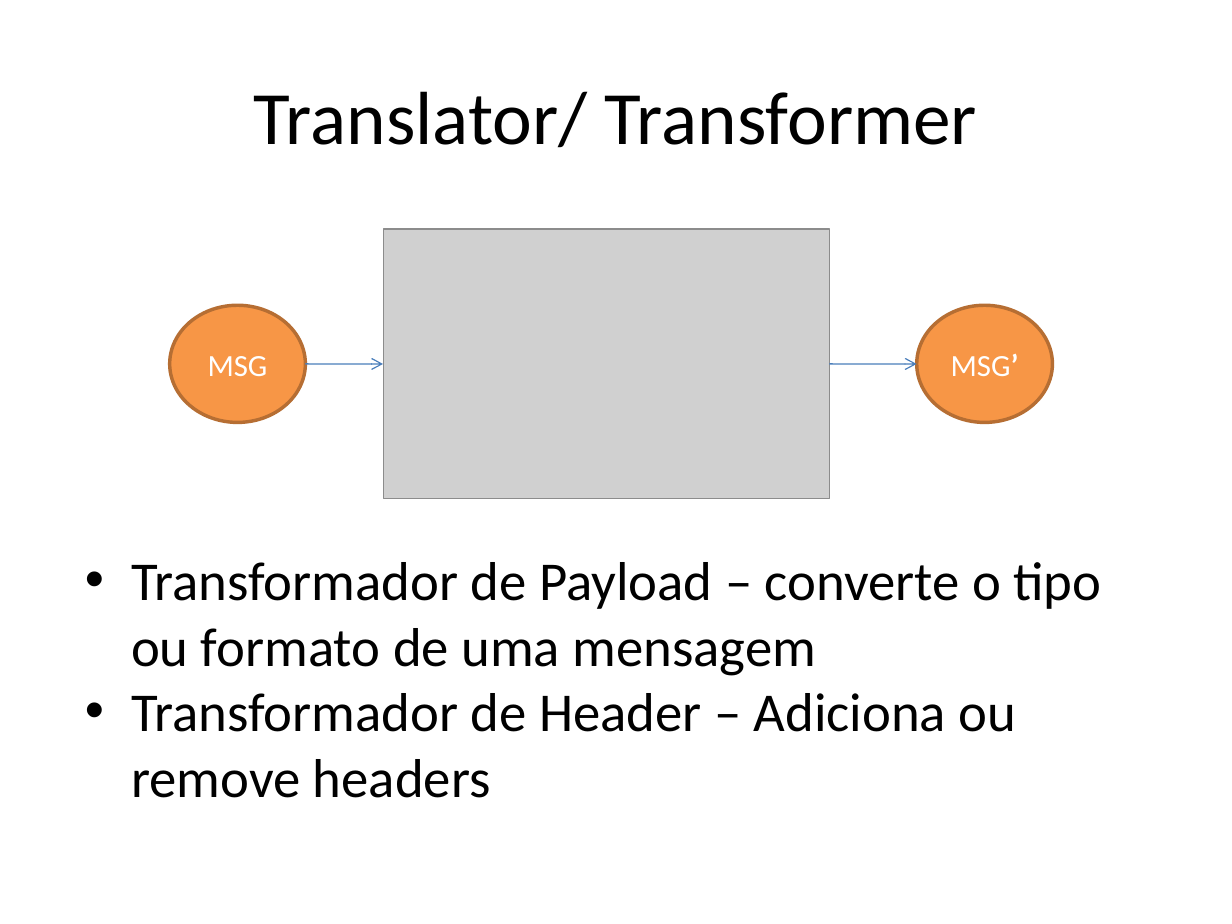
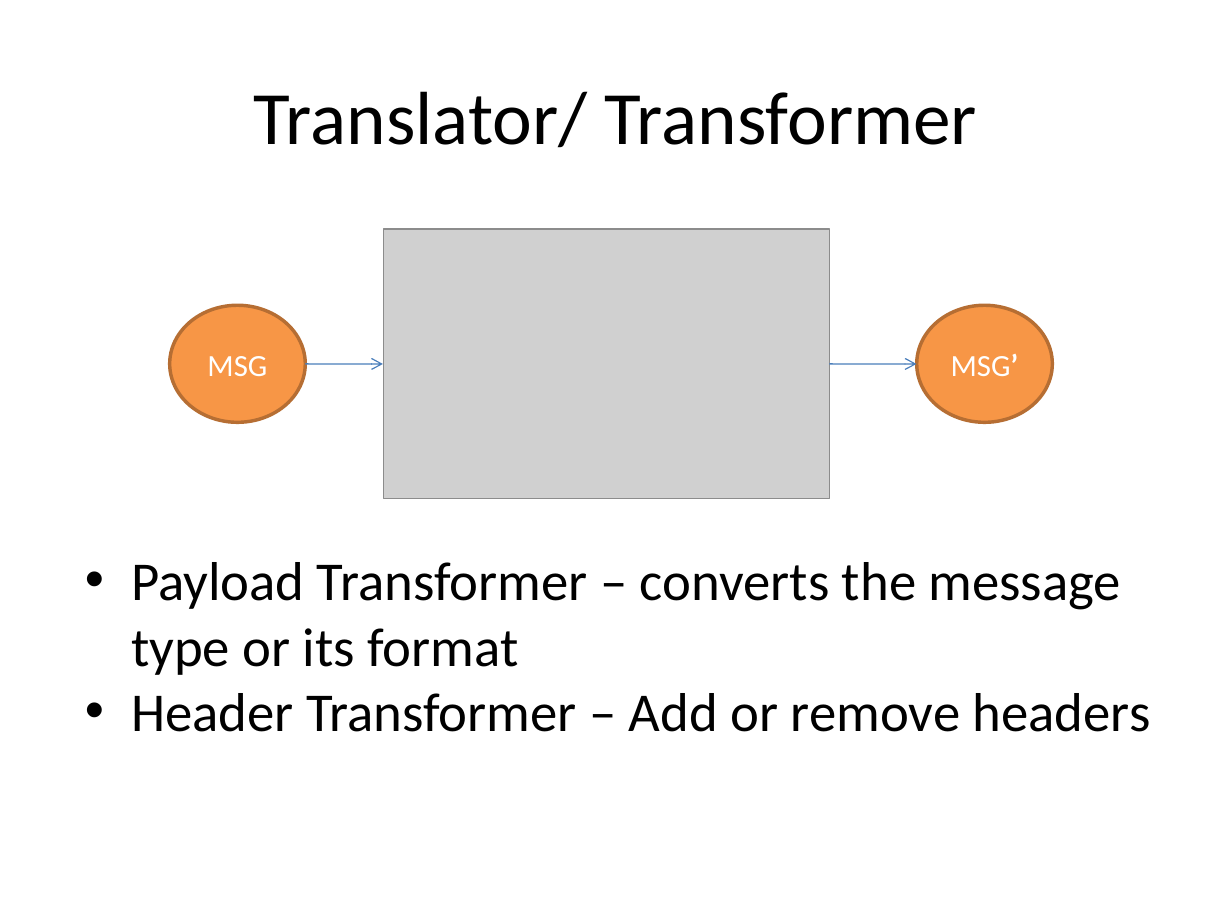
Before and after one commit to Cauliflower1988/cafe-si, a slide deck: slide 6 of src/site/training-resources/Sunset Integration.pptx. Drawn at 1232x924 pixels with LibreOffice and Linux fonts; fonts in the diff are those of the drawing; grey boxes stand for pictures. Boxes give left, top, right and bottom in pixels: in the first picture for what was removed or moved away, otherwise in the second. Text is boxed around its words. In the diff, an @@ line names an element or a change of style, - is before the commit and + after.

```diff
--- a/src/site/training-resources/Sunset Integration.pptx
+++ b/src/site/training-resources/Sunset Integration.pptx
@@ text at (131,562,1151,732): text changed @@
-• Transformador de Payload – converte o tipo ou formato de uma mensagem
-• Transformador de Header – Adiciona ou remove headers
+• Payload Transformer – converts the message type or its format
+• Header Transformer – Add or remove headers
```
Also in this commit, not shown: 12 other slides changed.
